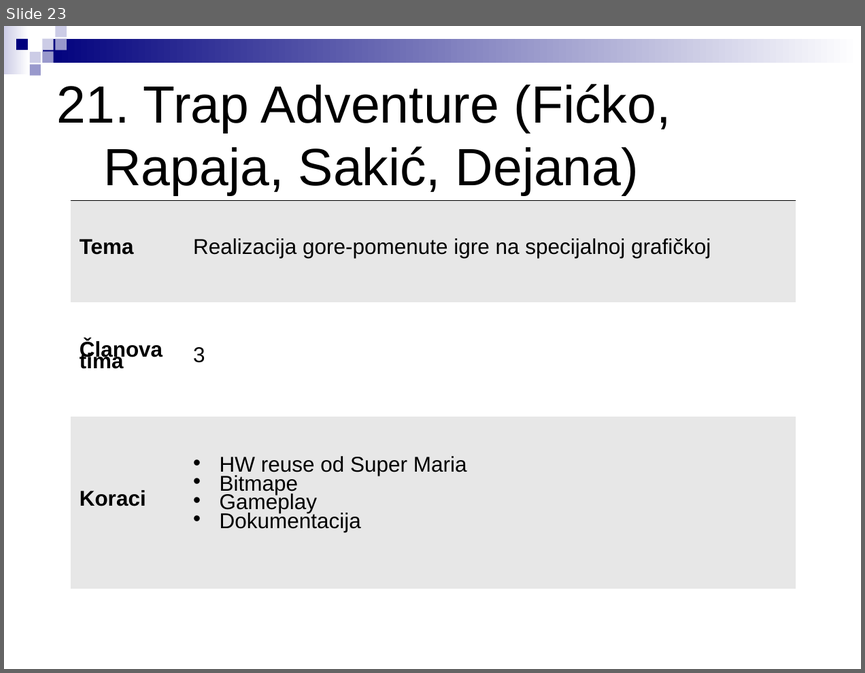
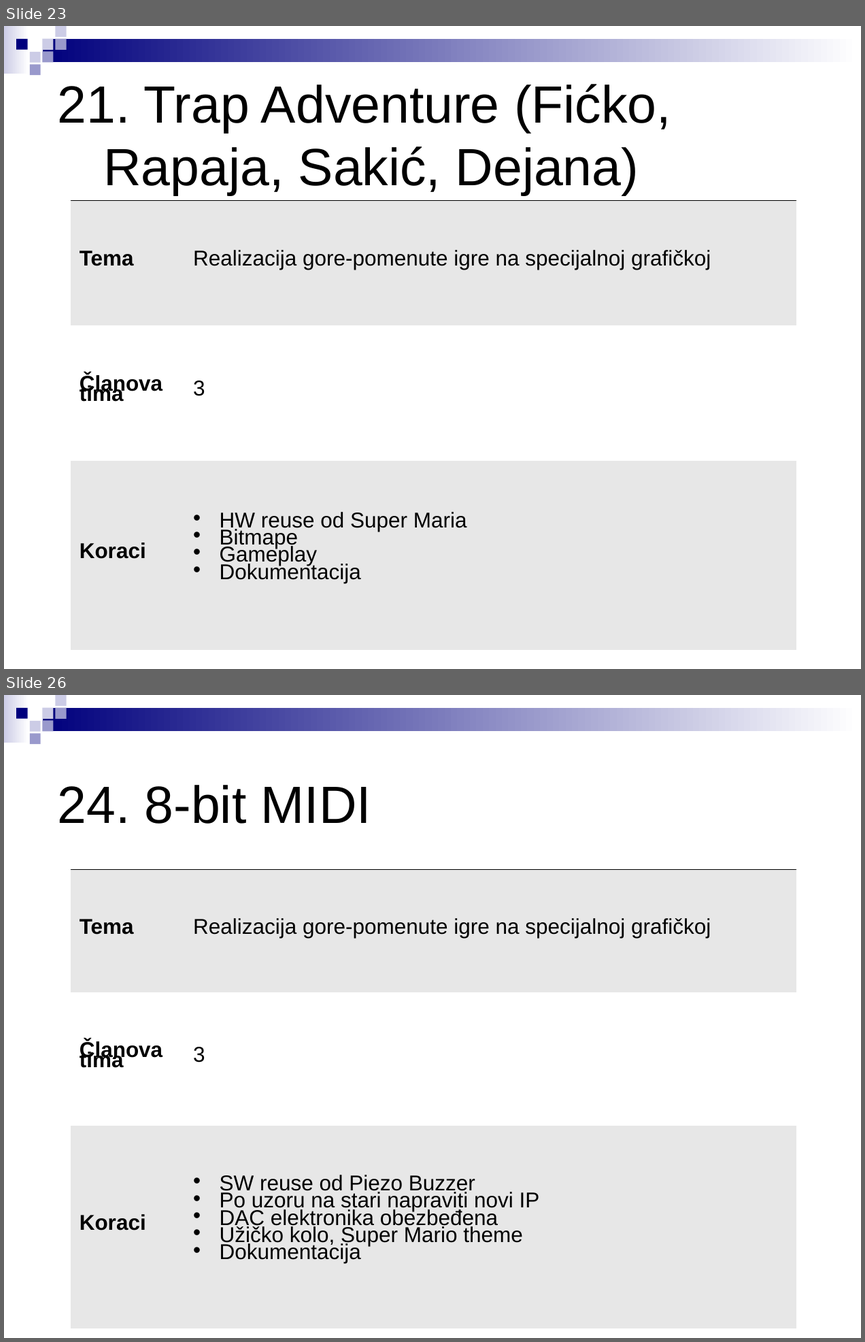
Before and after one commit to stefankoncarevic/projects_2018, a slide deck: LPRS2_projekti.ppt. Shown one above the other, each under a label of ours: slide 23 before the commit, slides 23 and 26 after it; the slides between them are not shown. The pictures are 865x673 and 865x1342 pixels, drawn with LibreOffice and Linux fonts; fonts in the diff are those of the drawing. Boxes give left, top, right and bottom in pixels: in the first picture for what was removed or moved away, otherwise in the second. Text is boxed around its words. In the diff, an @@ line names an element or a change of style, - is before the commit and + after.

```diff
--- a/LPRS2_projekti.ppt
+++ b/LPRS2_projekti.ppt
@@ slide 26 added at (4, 695, 861, 1338), background #FFFFFF; not listed: 9 template elements that a slide beside it also shows @@
@@ text added at (57, 785, 371, 824), 44 pt, text #000000 @@
+24. 8-bit MIDI
@@ table added at (71, 869, 796, 1319), 3 rows, 2 columns @@
+Tema | Realizacija gore-pomenute igre na specijalnoj grafičkoj
+Članova tima | 3
+Koraci | SW reuse od Piezo Buzzer / Po uzoru na stari napraviti novi IP / DAC elektronika obezbeđena / Užičko kolo, Super Mario theme / Dokumentacija
@@ slide 23 changed as well @@
@@ table at (71, 200, 796, 650) @@
@@ line spacing 0.48 to 0.42 @@
```
Also in this commit, not shown: 21 other slides changed, 2 other slides added, 1 other file.
